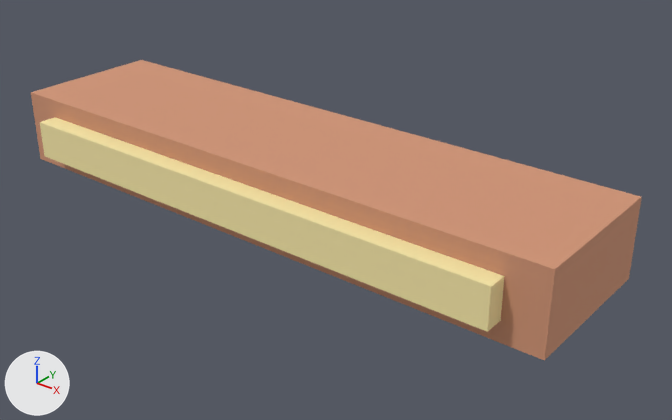
Two versions of the glTF model assets/kit/kit_arcade_marquee.glb, one commit apart.
Rendered twice from a 50 mm camera at (5.54, -4.52, 2.59) aimed at (2.28, -0.45, 0.07). Every picture has the same lights, and +X, +Y and +Z are marked at lower left. The first picture is the older version. Vertices at exactly the same position are counted once.

The first picture shows 'kit_arcade_marquee-col'.
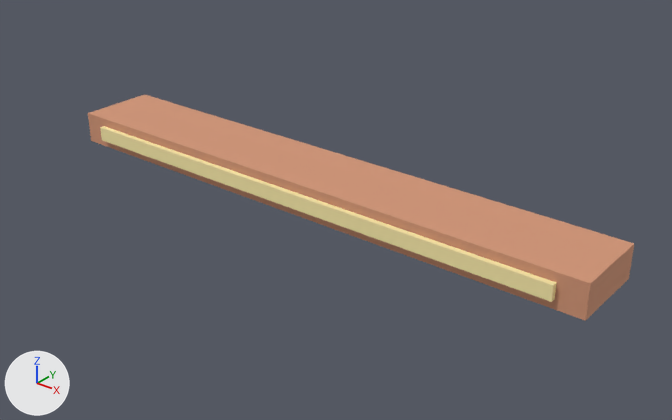
What the commit changed:
me_cube is used by ob_kit_arcade_marquee_col; location (0.0, 0.0, 0.0).
me_cube had 16 vertices, 24 faces and spanned x 0.0..4.0, y -1.12..0.0, z 0.0..0.5.
me_cube now has 16 vertices, 24 faces and spans x 0.0..4.0, y -0.59..0.0, z 0.0..0.22.
me_cube part 1: the loose piece of 8 vertices spanning x 0.0..4.0, y -1.0..0.0, z 0.0..0.5 is scaled about the mesh origin by (1, 0.55, 0.44).
me_cube part 2: the loose piece of 8 vertices spanning x 0.25..3.75, y -1.12..-1.0, z 0.12..0.38 is scaled about its middle by (1.04, 0.28, 0.4), then moved by (0.0, 0.5, -0.14).

Changed parts and their boxes [x1, y1, x2, y2] in the pictures (672 x 420 px; the box of a moved part takes in the faces that stretch with it):
'kit_arcade_marquee-col', reshaped (11% narrower, 25% shorter)
    before: [31, 60, 642, 361]
    after: [88, 94, 634, 321]
part 1 of me_cube, moved or reshaped
    before: [31, 60, 642, 361]
    after: [88, 94, 634, 321]
part 2 of me_cube, moved or reshaped
    before: [40, 117, 505, 332]
    after: [100, 126, 557, 302]
